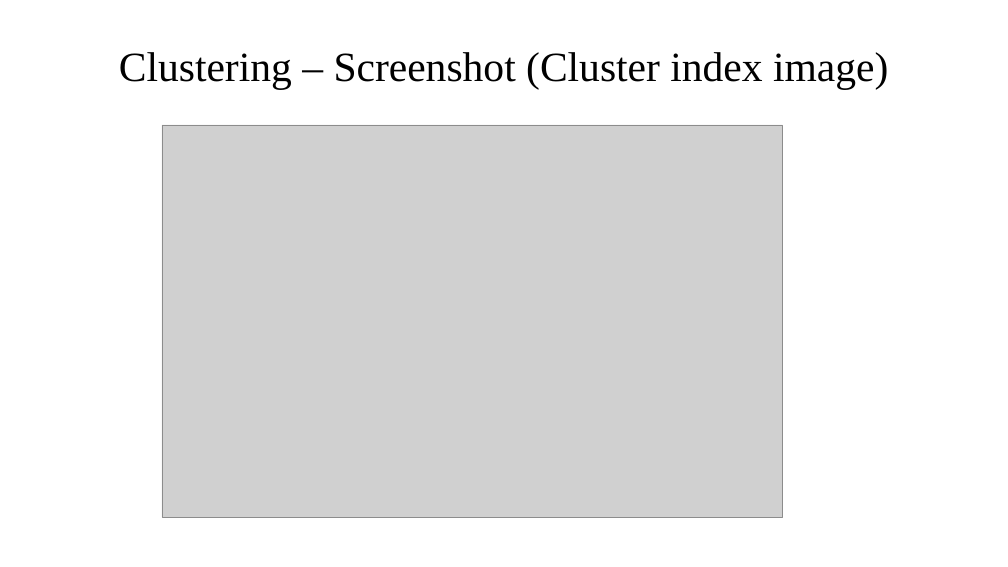
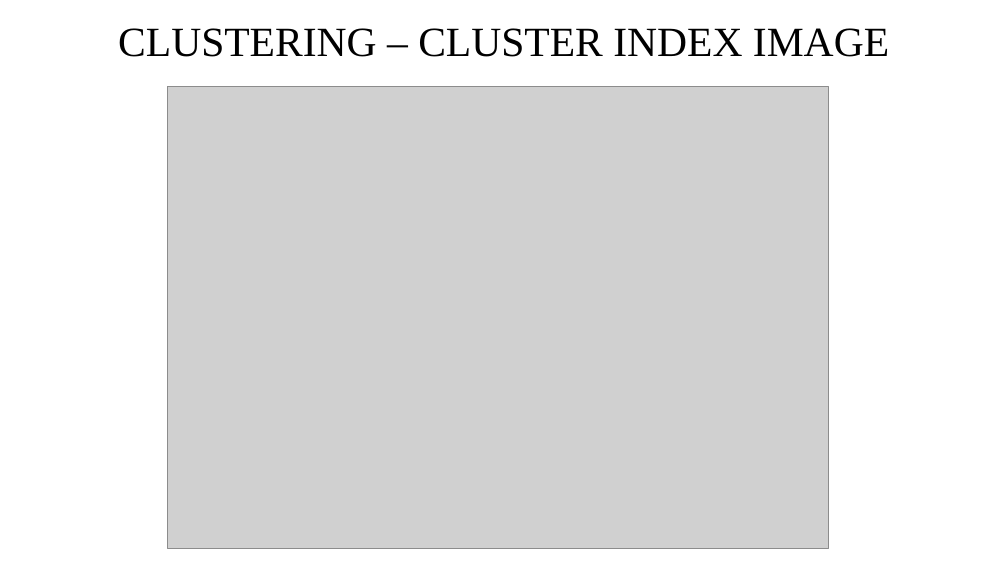
Before and after one commit to DhanalakshmiKandasamy/cfiles, a slide deck: slide 27 of PROJ8376.pptx (slide 21 before the commit). Drawn at 1008x567 pixels with LibreOffice and Linux fonts; fonts in the diff are those of the drawing; grey boxes stand for pictures. Boxes give left, top, right and bottom in pixels: in the first picture for what was removed or moved away, otherwise in the second. Text is boxed around its words. In the diff, an @@ line names an element or a change of style, - is before the commit and + after.

```diff
--- a/PROJ8376.pptx
+++ b/PROJ8376.pptx
@@ title at [118,28,889,57]: text changed @@
-Clustering – Screenshot (Cluster index image)
+CLUSTERING – CLUSTER INDEX IMAGE
@@ picture: place and size @@
-picture at [162,125,783,517]
+picture at [168,86,828,548]
```
Also in this commit, not shown: 31 other slides changed, 2 slides added, 2 slides removed, 5 other files.
